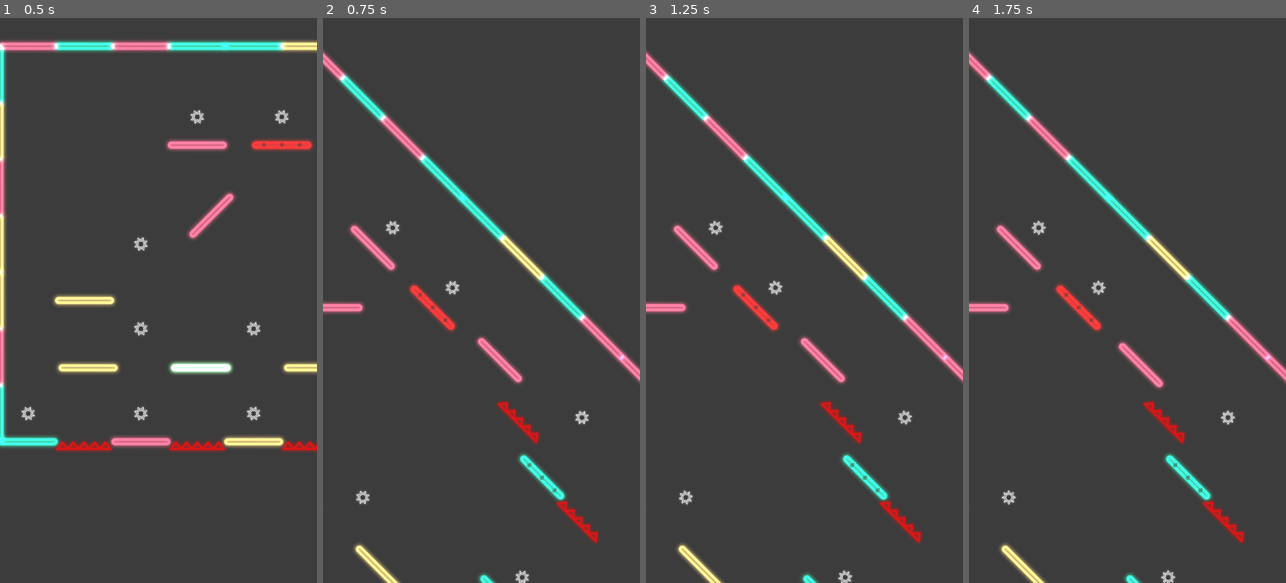
Above: before the commit, frames 1-4 (left to right).
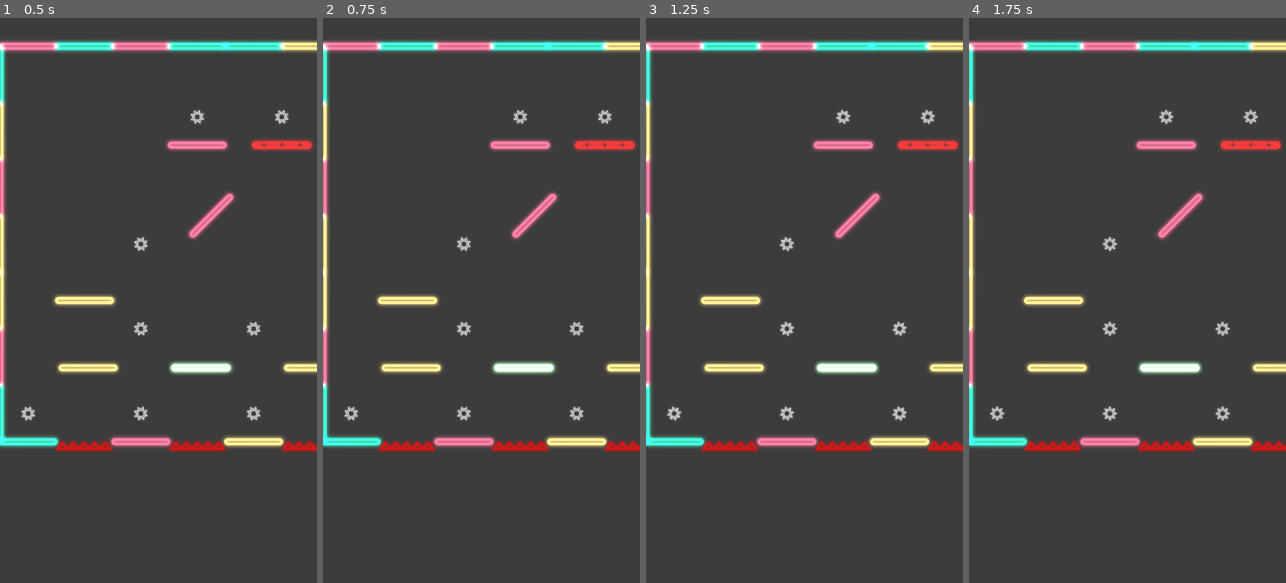
Above: after the commit, the same moments.

Repository: dolorismachina/Pivot
Game: Godot game, scene res://Scenes/Levels/TestLevel.tscn
Same seed, same stepped clock (60 frames per second), same inputs: the game is played once before the commit and once after it. This scene is started directly instead of the project's main scene.
Inputs (mouse positions are in pixels of both pictures, inside the frame that each line leads up to):
- Up to frame 1 (0.5 s): no input
- Up to frame 2 (0.75 s): move the mouse to (465, 413) at 0.52 s; hold Right (ui_right) from 0.53 s (still down); hold Space (space) from 0.53 s (still down); click (465, 413) at 0.67 s
- Up to frame 3 (1.25 s): keep holding Right (ui_right); keep holding Space (space)
- Up to frame 4 (1.75 s): release Right (ui_right) at 1.25 s; release Space (space) at 1.25 s; drag from (1222, 385) to (1038, 227) at 1.27 s

Frame 1 is identical in both runs. In frame 2, 15% of the frame differs, in the area x 0-100%, y 3-100%; in frame 3, 15%; in frame 4, 15%.

Commit message:
Disable level controller before game is started

Diff:
--- a/Scenes/LevelController/LevelController.gd
+++ b/Scenes/LevelController/LevelController.gd
@@ -1,16 +1,14 @@
 extends Node2D
-
 class_name LevelController
-
 
 enum Direction {LEFT = -1, RIGHT = 1}
 
-
 onready var pivot : Node2D = null
+var is_enabled = false
 
 var is_rotating = false
 export (int) var rotation_angle = 45
-var tween_speed = 0.1
+var tween_speed = 0.15
 export (int) var max_rotation = 90
 
 var transition_type = Tween.TRANS_QUAD
@@ -20,7 +18,7 @@
 func _ready():
 	pivot = get_parent().get_node('Pivot')
 
-	set_process_input(true)
+	set_process_input(false)
 
 
 func _input(event):
@@ -57,8 +55,16 @@
 
 
 func _on_SwipeDetector_swipe_ended(gesture):
+	if not is_enabled:
+		return
+
 	match gesture.get_direction():
 		'right':
 			rotate_level(1)
 		'left':
 			rotate_level(-1)
+
+
+func enable():
+	set_process_input(true)
+	is_enabled = true
--- a/Scenes/Levels/Level.gd
+++ b/Scenes/Levels/Level.gd
@@ -48,6 +48,7 @@
 
 
 func start():
+	$LevelController.enable()
 	for block in $Pivot/Content/Blocks.get_children():
 		if not block is Block:
 			return
